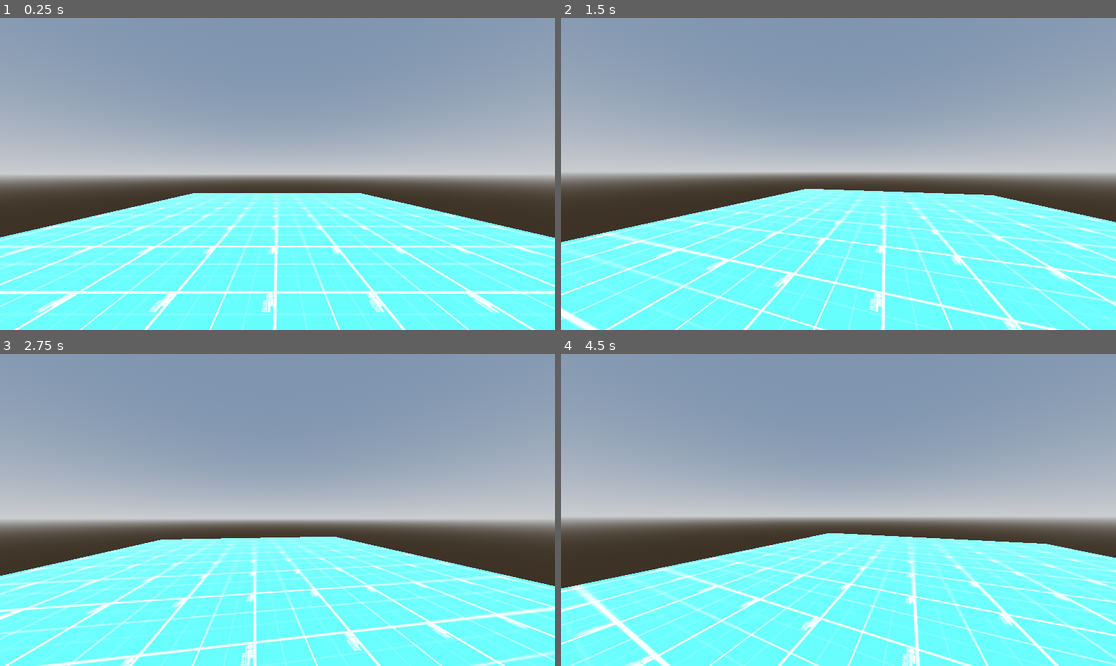
Above: before the commit, frames 1-4 (two rows, left to right).
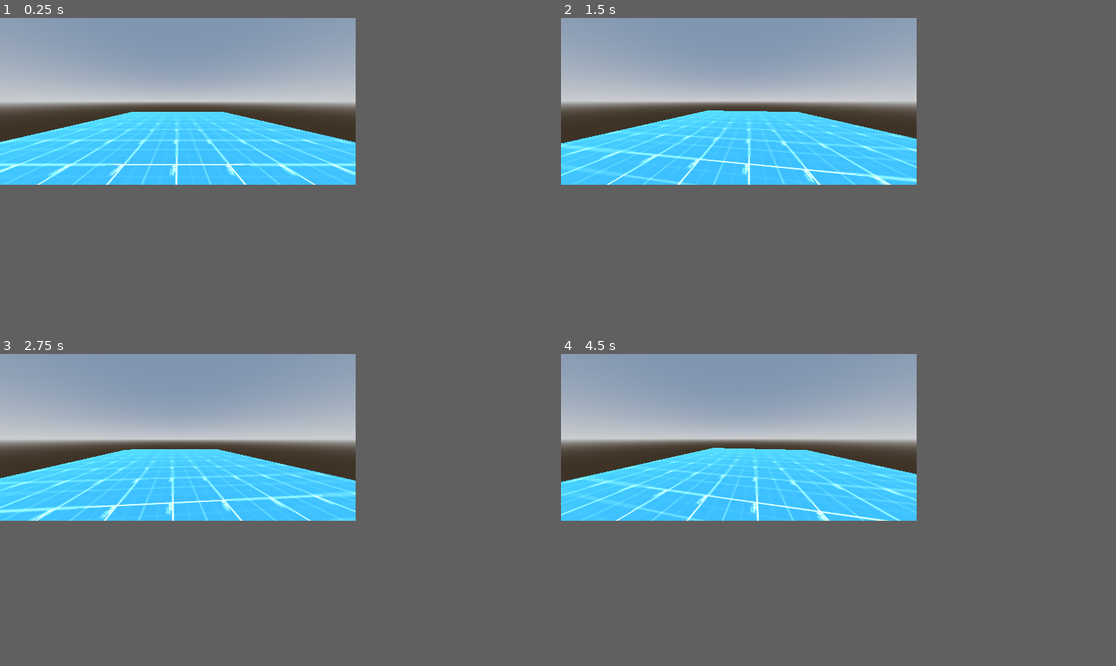
Above: after the commit, the same moments.

Repository: AgilMonkey/scp-3034
Game: Godot game, scene res://levels/main/main.tscn
The game is run twice, just before and just after one commit, with the same random seed, the same clock (stepped at 60 frames per second) and the same inputs.
Inputs (mouse positions are in pixels of both pictures, inside the frame that each line leads up to):
- Up to frame 1 (0.25 s): no input
- Up to frame 2 (1.5 s): move the mouse to (866, 174) at 0.52 s; move the mouse to (810, 174) at 1.27 s
- Up to frame 3 (2.75 s): move the mouse to (288, 503) at 2.02 s
- Up to frame 4 (4.5 s): move the mouse to (832, 516) at 2.77 s; move the mouse to (877, 513) at 3.52 s; move the mouse to (794, 506) at 4.27 s
The window is 799x449 before the commit and 512x240 after it. Grey fills any space a smaller window leaves; there, only what the larger window draws over its background counts as a difference.

The runs differ from the first frame. In frame 1, 60% of the frame differs, in the area x 0-100%, y 0-100%; in frame 2, 60%; in frame 3, 63%; in frame 4, 62%.

Commit message:
Make project psx. Also make radio

Diff:
--- /dev/null
+++ b/entities/radio/radio.tscn
@@ -0,0 +1,39 @@
+[gd_scene load_steps=4 format=3 uid="uid://0l3y8fwuubxl"]
+
+[sub_resource type="BoxMesh" id="BoxMesh_i3plj"]
+
+[sub_resource type="BoxShape3D" id="BoxShape3D_i3plj"]
+size = Vector3(4.08887, 1.71108, 1.31152)
+
+[sub_resource type="BoxShape3D" id="BoxShape3D_qdtoy"]
+size = Vector3(1.22876, 0.533203, 1)
+
+[node name="Radio" type="Node3D"]
+
+[node name="Mesh" type="Node3D" parent="."]
+metadata/_edit_lock_ = true
+metadata/_edit_group_ = true
+
+[node name="MeshInstance3D" type="MeshInstance3D" parent="Mesh"]
+transform = Transform3D(4, 0, 0, 0, 1, 0, 0, 0, 1.25, 0, 0.5, 0)
+mesh = SubResource("BoxMesh_i3plj")
+skeleton = NodePath("../..")
+
+[node name="MeshInstance3D2" type="MeshInstance3D" parent="Mesh"]
+transform = Transform3D(1.03783, 0, 0.15565, 0, 0.45, 0, -0.298848, 0, 0.540536, 0, 1.22275, 0)
+mesh = SubResource("BoxMesh_i3plj")
+skeleton = NodePath("../..")
+
+[node name="StaticBody3D" type="StaticBody3D" parent="."]
+metadata/_edit_lock_ = true
+
+[node name="CollisionShape3D" type="CollisionShape3D" parent="StaticBody3D"]
+transform = Transform3D(1, 0, 0, 0, 1, 0, 0, 0, 1, -0.00942326, 0.858977, -0.00934315)
+shape = SubResource("BoxShape3D_i3plj")
+
+[node name="RadioInteract" type="Area3D" parent="."]
+transform = Transform3D(1, 0, 0, 0, 1, 0, 0, 0, 1, 0, 1.27257, 0)
+
+[node name="CollisionShape3D" type="CollisionShape3D" parent="RadioInteract"]
+shape = SubResource("BoxShape3D_qdtoy")
+debug_color = Color(0.940648, 0.168652, 0.449195, 0.42)
--- a/levels/main/main.tscn
+++ b/levels/main/main.tscn
@@ -1,7 +1,8 @@
-[gd_scene load_steps=7 format=3 uid="uid://dciqclavdup0n"]
+[gd_scene load_steps=8 format=3 uid="uid://dciqclavdup0n"]
 
 [ext_resource type="PackedScene" uid="uid://jdlg8ppr3qyo" path="res://entities/player/Player.tscn" id="1_0o3xy"]
 [ext_resource type="Material" uid="uid://cmlreoo2qwhp4" path="res://addon/Godot-Simple-State-Machine-First-Person-Controller-4c10c31e6a10bb3c23d6640a32a96b02da580bc1/Arts/StructureMaterial.tres" id="1_vc640"]
+[ext_resource type="Texture2D" uid="uid://e7i52wxu1tah" path="res://test.png" id="3_f6gjy"]
 
 [sub_resource type="ProceduralSkyMaterial" id="ProceduralSkyMaterial_0o3xy"]
 sky_horizon_color = Color(0.662243, 0.671743, 0.686743, 1)
@@ -25,6 +26,7 @@
 
 [node name="DirectionalLight3D" type="DirectionalLight3D" parent="."]
 transform = Transform3D(-0.866025, -0.433013, 0.25, 0, 0.5, 0.866025, -0.5, 0.75, -0.433013, 0, 0, 0)
+light_energy = 0.219
 shadow_enabled = true
 
 [node name="Ground" type="CSGMesh3D" parent="."]
@@ -35,3 +37,39 @@
 
 [node name="PlayerCharacter" parent="." instance=ExtResource("1_0o3xy")]
 transform = Transform3D(1, 0, 0, 0, 1, 0, 0, 0, 1, 6.55252, 1, 0.0179947)
+
+[node name="CanvasLayer" type="CanvasLayer" parent="."]
+visible = false
+
+[node name="TextureRect" type="TextureRect" parent="CanvasLayer"]
+visible = false
+texture_filter = 1
+anchors_preset = 8
+anchor_left = 0.5
+anchor_top = 0.5
+anchor_right = 0.5
+anchor_bottom = 0.5
+offset_left = -142.5
+offset_top = -110.0
+offset_right = 142.5
+offset_bottom = 110.0
+grow_horizontal = 2
+grow_vertical = 2
+texture = ExtResource("3_f6gjy")
+expand_mode = 1
+
+[node name="Label" type="Label" parent="CanvasLayer"]
+texture_filter = 1
+offset_right = 40.0
+offset_bottom = 23.0
+text = "SCP-3034"
+
+[node name="Label2" type="Label" parent="CanvasLayer"]
+texture_filter = 1
+offset_top = 23.0
+offset_right = 256.0
+offset_bottom = 98.0
+theme_override_font_sizes/font_size = 8
+text = "Item #:  SCP-3035
+Object Class: Euclid
+Special Containment Procedures:"
--- a/project.godot
+++ b/project.godot
@@ -11,9 +11,17 @@
 [application]
 
 config/name="Scp Game Jam"
+config/tags=PackedStringArray("gamejams")
 run/main_scene="uid://dciqclavdup0n"
 config/features=PackedStringArray("4.4", "GL Compatibility")
 config/icon="res://icon.svg"
+
+[display]
+
+window/size/viewport_width=512
+window/size/viewport_height=240
+window/stretch/mode="viewport"
+window/stretch/aspect="expand"
 
 [input]
 
@@ -40,5 +48,8 @@
 
 [rendering]
 
+textures/canvas_textures/default_texture_filter=0
 renderer/rendering_method="gl_compatibility"
 renderer/rendering_method.mobile="gl_compatibility"
+textures/default_filters/use_nearest_mipmap_filter=true
+textures/default_filters/anisotropic_filtering_level=0
Binary file added: test.png
Not shown, added: test.png.import
